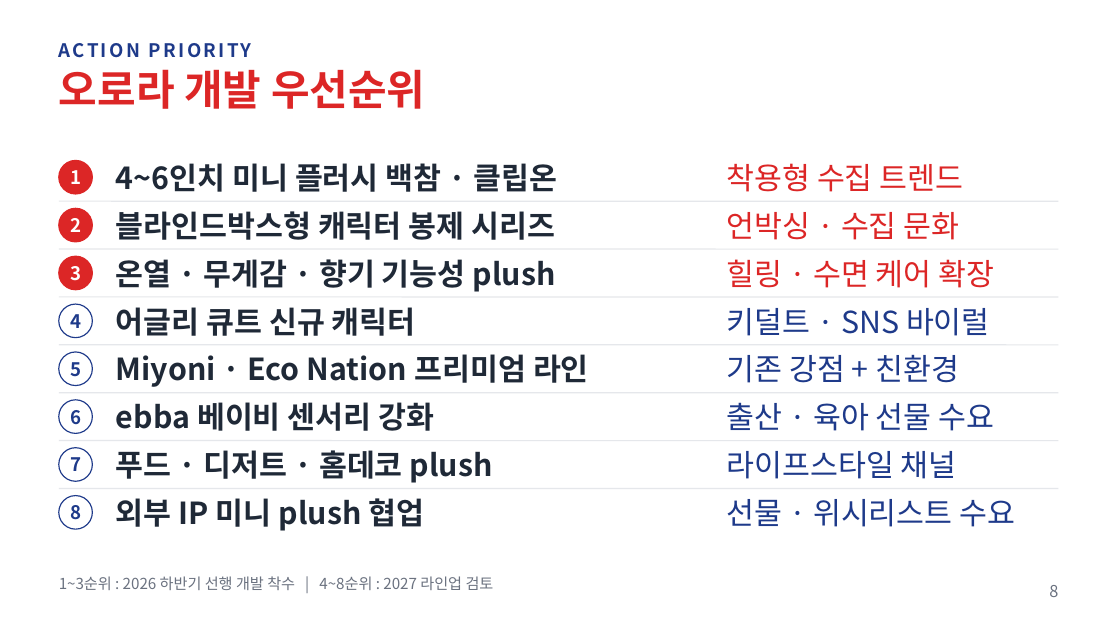
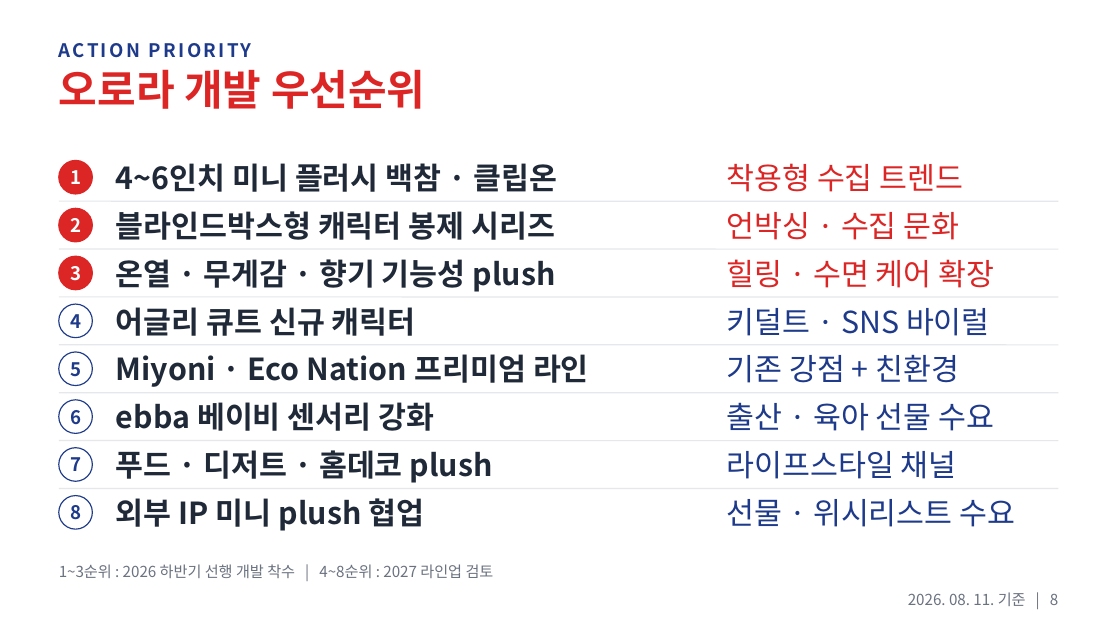
Before and after one commit to JOHENRIM/notion, a slide deck: slide 8 of reports/Aurora_Amazon_Plush_Ranking_Analysis.pptx. Drawn at 1120x630 pixels with LibreOffice and Linux fonts; fonts in the diff are those of the drawing. Boxes give left, top, right and bottom in pixels: in the first picture for what was removed or moved away, otherwise in the second. Text is boxed around its words. In the diff, an @@ line names an element or a change of style, - is before the commit and + after.

```diff
--- a/reports/Aurora_Amazon_Plush_Ranking_Analysis.pptx
+++ b/reports/Aurora_Amazon_Plush_Ranking_Analysis.pptx
@@ text "1~3순위 : 2026 하반기 선행 ...": place and size @@
-text "1~3순위 : 2026 하반기 선행 ..." at <box>59,576,494,590</box>
+text "1~3순위 : 2026 하반기 선행 ..." at <box>59,564,494,578</box>
@@ text "1~3순위 : 2026 하반기 선행 ..." at <box>59,564,494,578</box>: line spacing 1 to 17pt @@
@@ text at <box>908,592,1058,606</box>: text changed; size 14 to 13 pt @@
-8
+2026. 08. 11. 기준 | 8
```
Also in this commit, not shown: 8 other slides changed, 1 other file.
